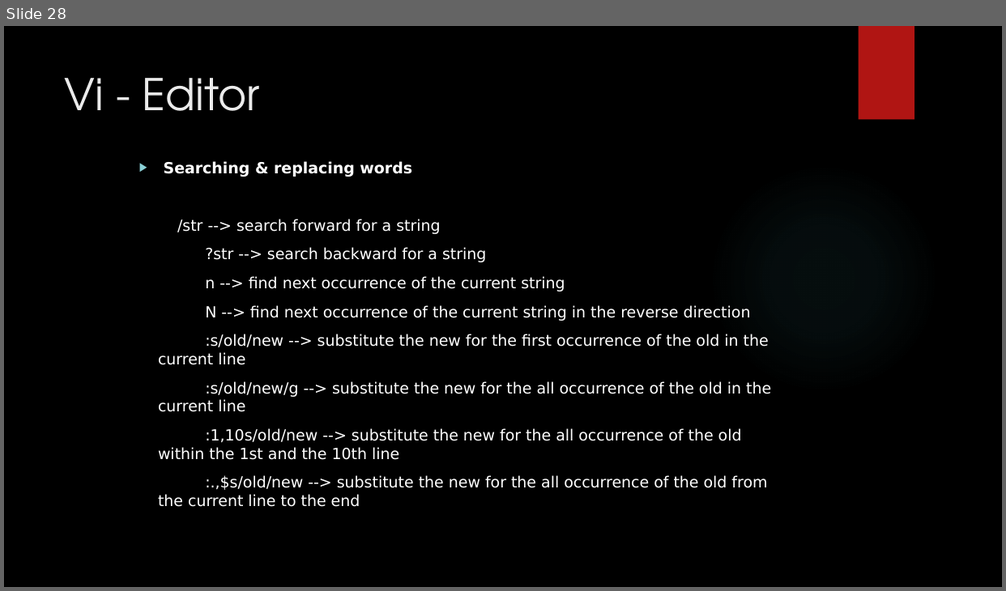
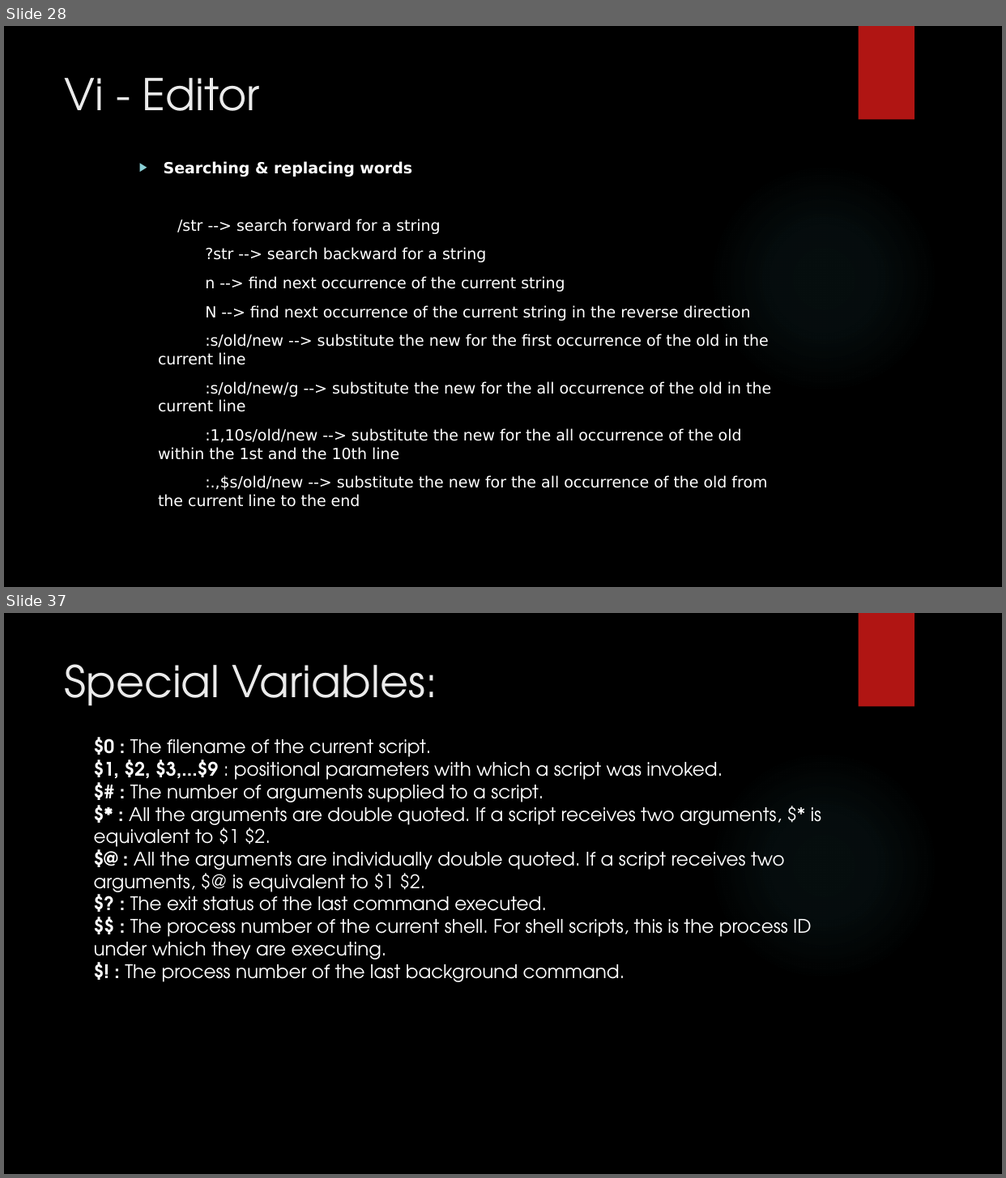
Before and after one commit to RaghulRameshTrainer/mobily_infotech, a slide deck: UnixShellScripting.pptx. Shown one above the other, each under a label of ours: slide 28 before the commit, slides 28 and 37 after it; the slides between them are not shown. The pictures are 1006x591 and 1006x1178 pixels, drawn with LibreOffice and Linux fonts; fonts in the diff are those of the drawing; background and template pictures are left out. Boxes give left, top, right and bottom in pixels: in the first picture for what was removed or moved away, otherwise in the second. Text is boxed around its words. In the diff, an @@ line names an element or a change of style, - is before the commit and + after.

```diff
--- a/UnixShellScripting.pptx
+++ b/UnixShellScripting.pptx
@@ slide 37 added at <box>4,613,1002,1174</box>, background picture (left out); not listed: 2 template elements that a slide beside it also shows @@
@@ title added at <box>65,664,437,706</box>, 42 pt, text #EBEBEB @@
+Special Variables:
@@ text added at <box>94,737,822,982</box>, 18 pt, text #FFFFFF @@
+  $0 : The filename of the current script.
+  $1, $2, $3,...$9 : positional parameters with which a script was invoked.
+  $# : The number of arguments supplied to a script.
+  $* : All the arguments are double quoted. If a script receives two arguments, $* is equivalent to $1 $2.
+  $@ : All the arguments are individually double quoted. If a script receives two arguments, $@ is equivalent to $1 $2.
+  $? : The exit status of the last command executed.
+  $$ : The process number of the current shell. For shell scripts, this is the process ID under which they are executing.
+  $! : The process number of the last background command.
```
Also in this commit, not shown: 1 slide changed, 25 other slides added, 7 slides removed.
